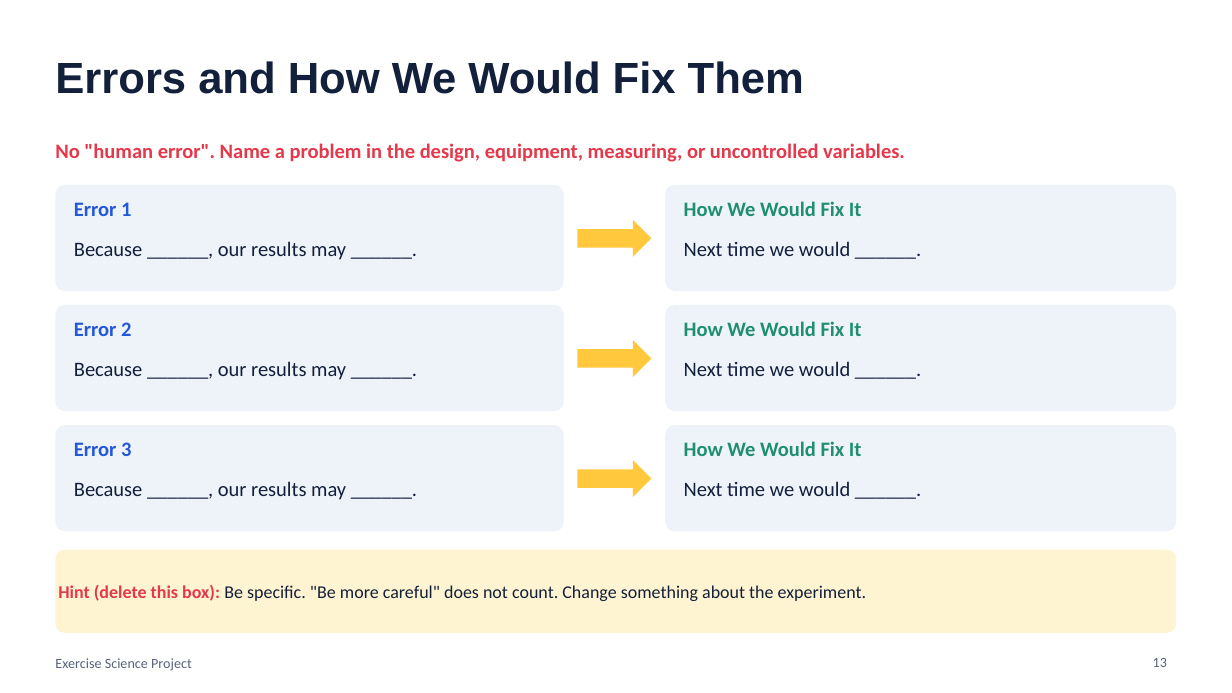
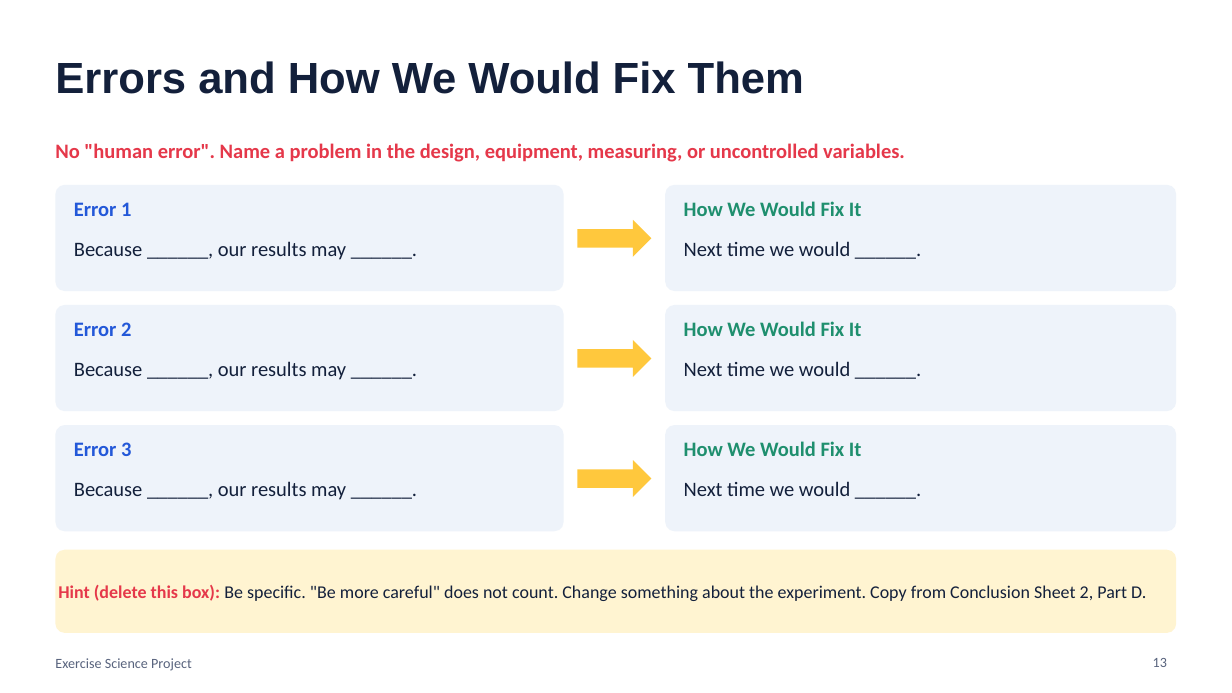
Before and after one commit to rward-prog/tri-1-7thgrade-project, a slide deck: slide 13 of files/Final_Presentation_Slides_Template.pptx. Drawn at 1232x693 pixels with LibreOffice and Linux fonts; fonts in the diff are those of the drawing. Boxes give left, top, right and bottom in pixels: in the first picture for what was removed or moved away, otherwise in the second. Text is boxed around its words. In the diff, an @@ line names an element or a change of style, - is before the commit and + after.

```diff
--- a/files/Final_Presentation_Slides_Template.pptx
+++ b/files/Final_Presentation_Slides_Template.pptx
@@ text in rounded rectangle at <box>58,585,1146,601</box>: text changed @@
-Hint (delete this box): Be specific. "Be more careful" does not count. Change something about the experiment.
+Hint (delete this box): Be specific. "Be more careful" does not count. Change something about the experiment. Copy from Conclusion Sheet 2, Part D.
```
Also in this commit, not shown: 4 other slides changed, 38 other files.
